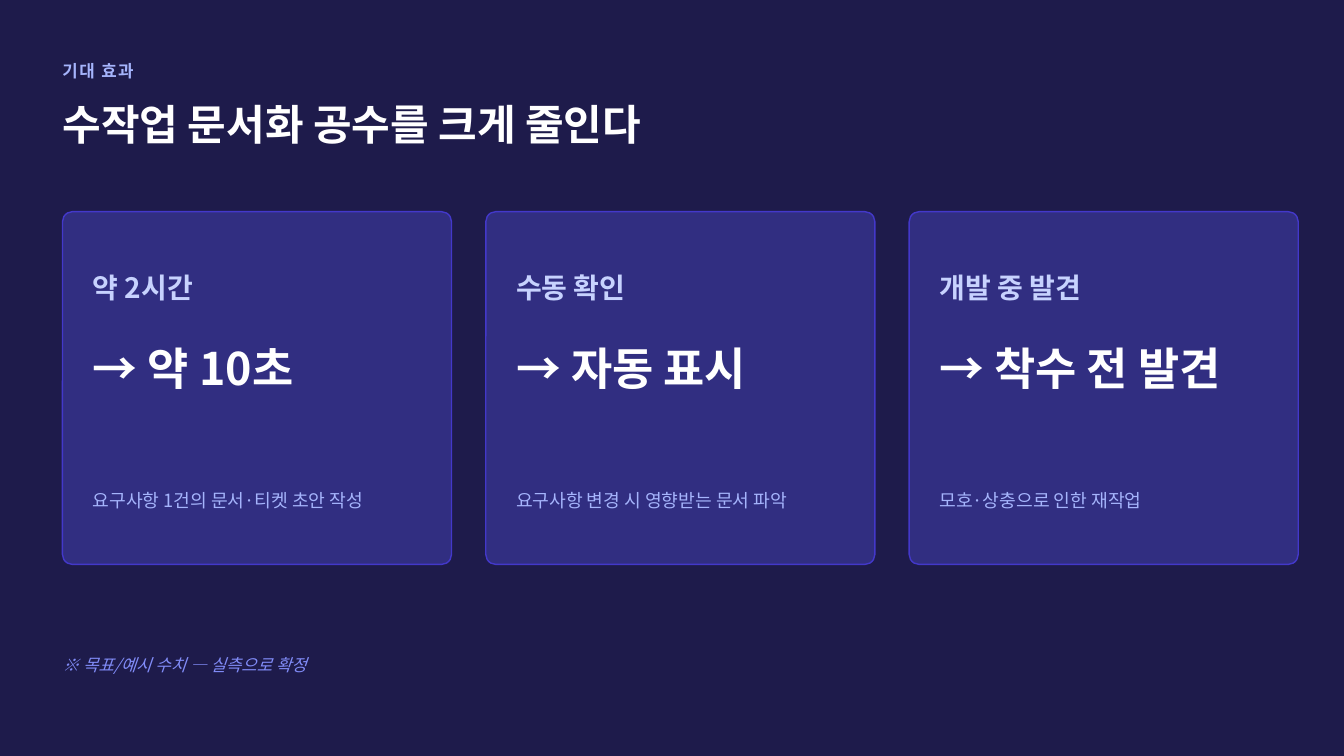
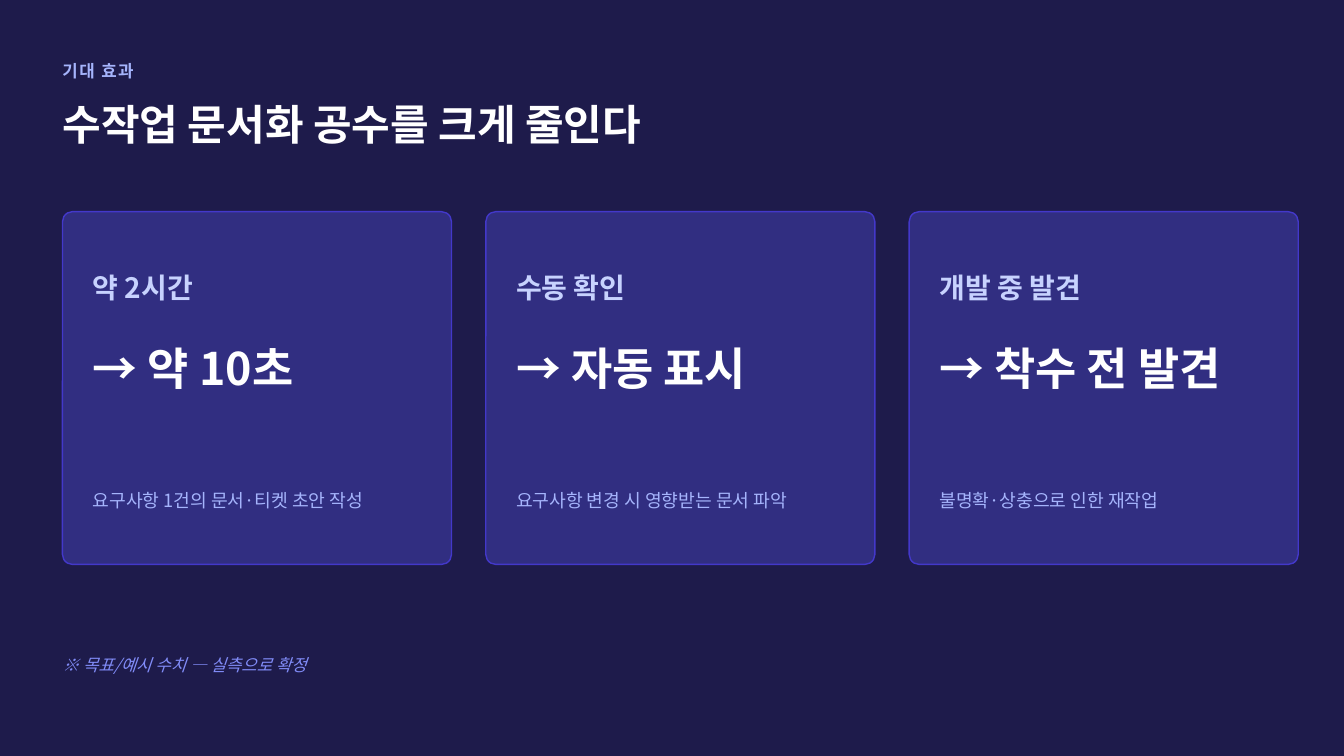
Before and after one commit to jihunhan98/semes-superrookie, a slide deck: slide 11 of docs/진행공유_요구사항자동화.pptx (slide 9 before the commit). Drawn at 1344x756 pixels with LibreOffice and Linux fonts; fonts in the diff are those of the drawing. Boxes give left, top, right and bottom in pixels: in the first picture for what was removed or moved away, otherwise in the second. Text is boxed around its words. In the diff, an @@ line names an element or a change of style, - is before the commit and + after.

```diff
--- a/docs/진행공유_요구사항자동화.pptx
+++ b/docs/진행공유_요구사항자동화.pptx
@@ text at (x1=939, y1=492, x2=1158, y2=509): text changed @@
-모호·상충으로 인한 재작업
+불명확·상충으로 인한 재작업
```
Also in this commit, not shown: 4 other slides changed, 2 slides added, 3 other files.
